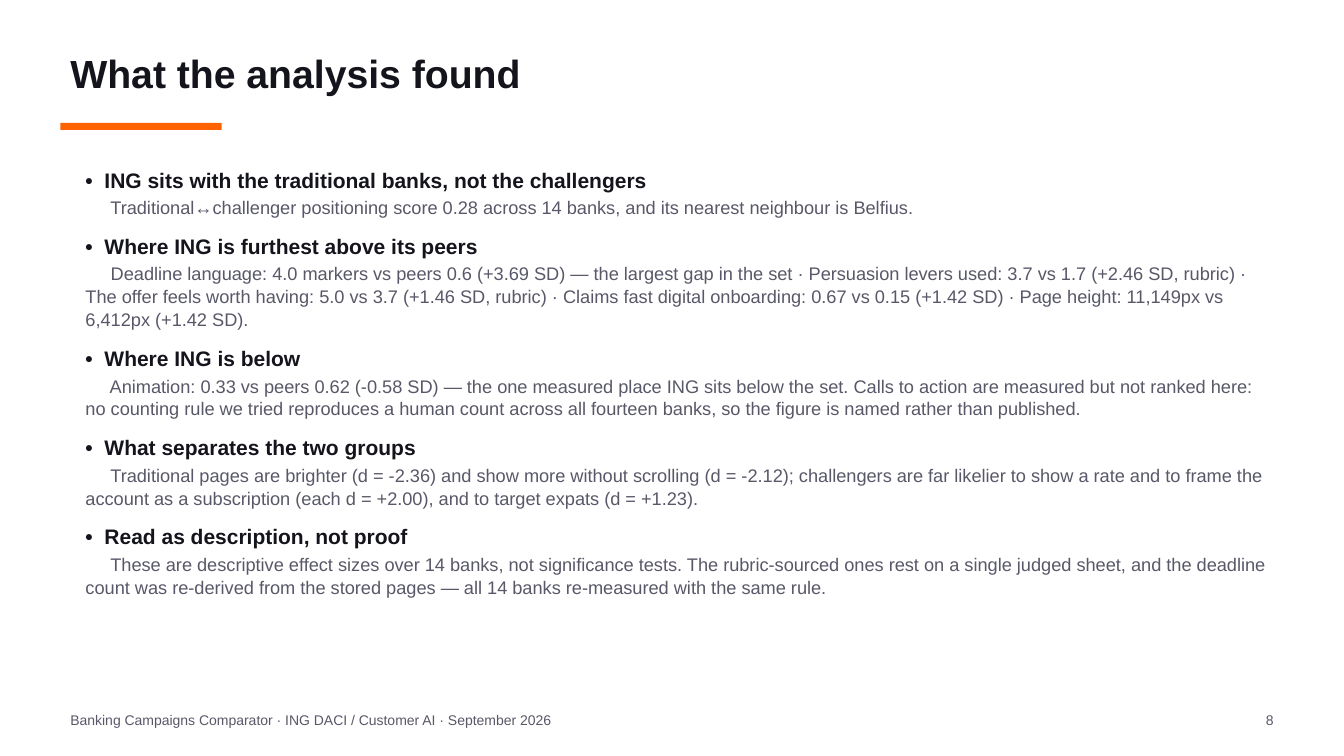
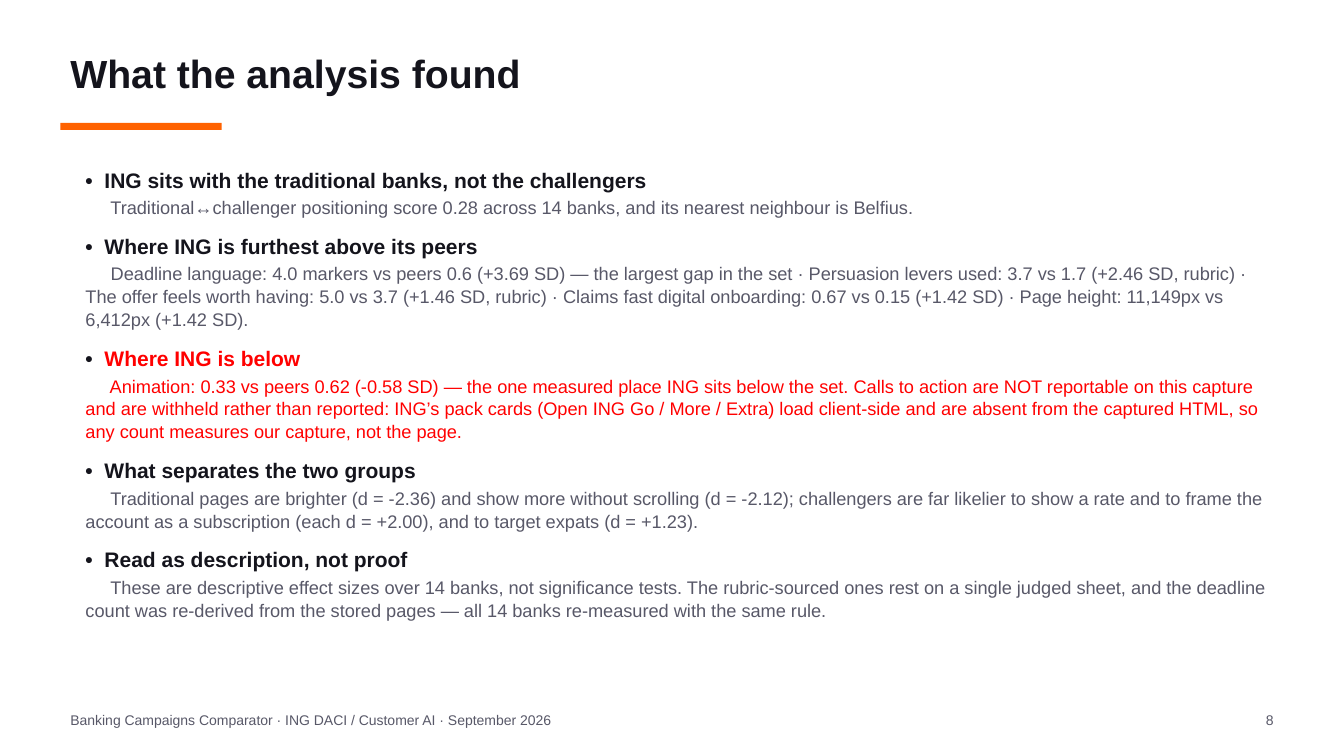
Before and after one commit to Siegried81/ing-usecase, a slide deck: slide 8 of docs/Banking_Campaigns_Comparator.pptx. Drawn at 1344x756 pixels with LibreOffice and Linux fonts; fonts in the diff are those of the drawing. Boxes give left, top, right and bottom in pixels: in the first picture for what was removed or moved away, otherwise in the second. Text is boxed around its words. In the diff, an @@ line names an element or a change of style, - is before the commit and + after.

```diff
--- a/docs/Banking_Campaigns_Comparator.pptx
+++ b/docs/Banking_Campaigns_Comparator.pptx
@@ text at (104, 350, 300, 367): text colour #14141C to #FF0000 in "Where ING is below" @@
@@ text at (85, 379, 1258, 442): text changed; text colour #585868 to #FF0000 @@
-Animation: 0.33 vs peers 0.62 (-0.58 SD) — the one measured place ING sits below the set. Calls to action are measured but not ranked here: no counting rule we tried reproduces a human count across all fourteen banks, so the figure is named rather than published.
+Animation: 0.33 vs peers 0.62 (-0.58 SD) — the one measured place ING sits below the set. Calls to action are NOT reportable on this capture and are withheld rather than reported: ING’s pack cards (Open ING Go / More / Extra) load client-side and are absent from the captured HTML, so any count measures our capture, not the page.
```
Also in this commit, not shown: 25 other slides changed, 1 slide removed.
